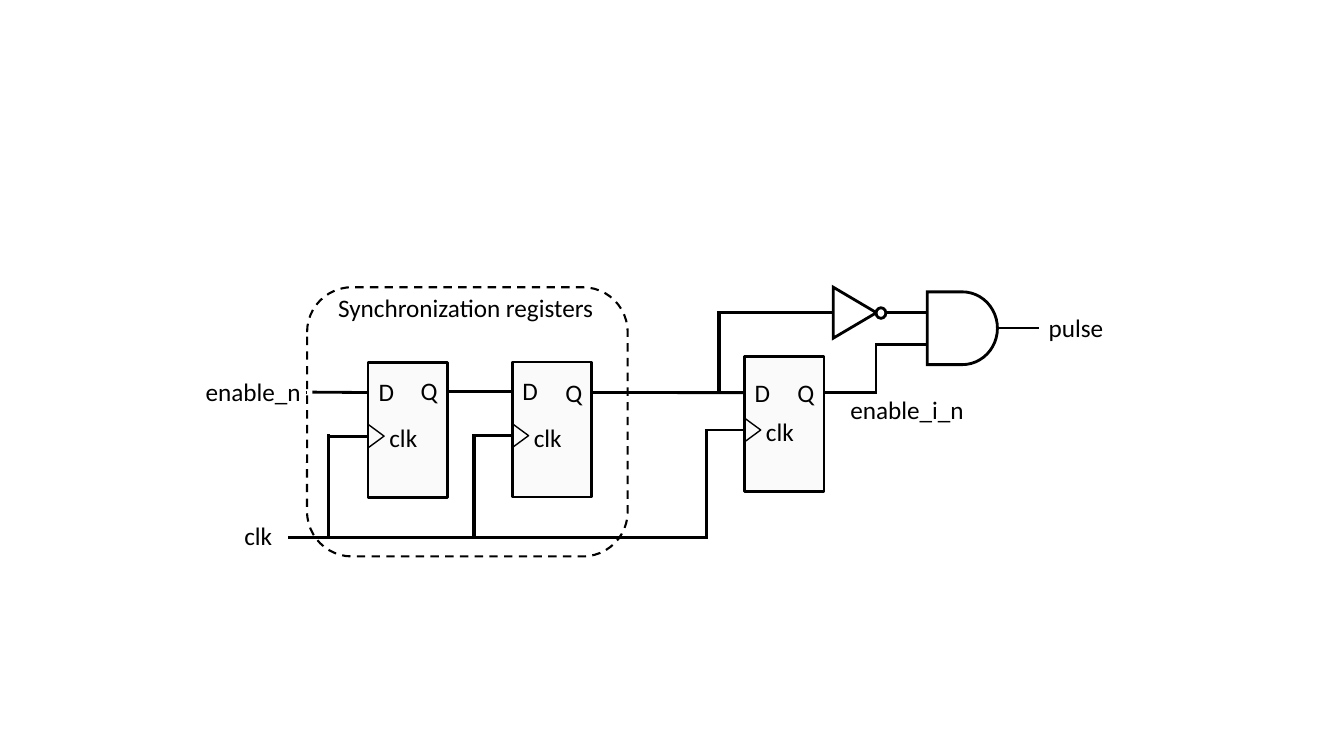
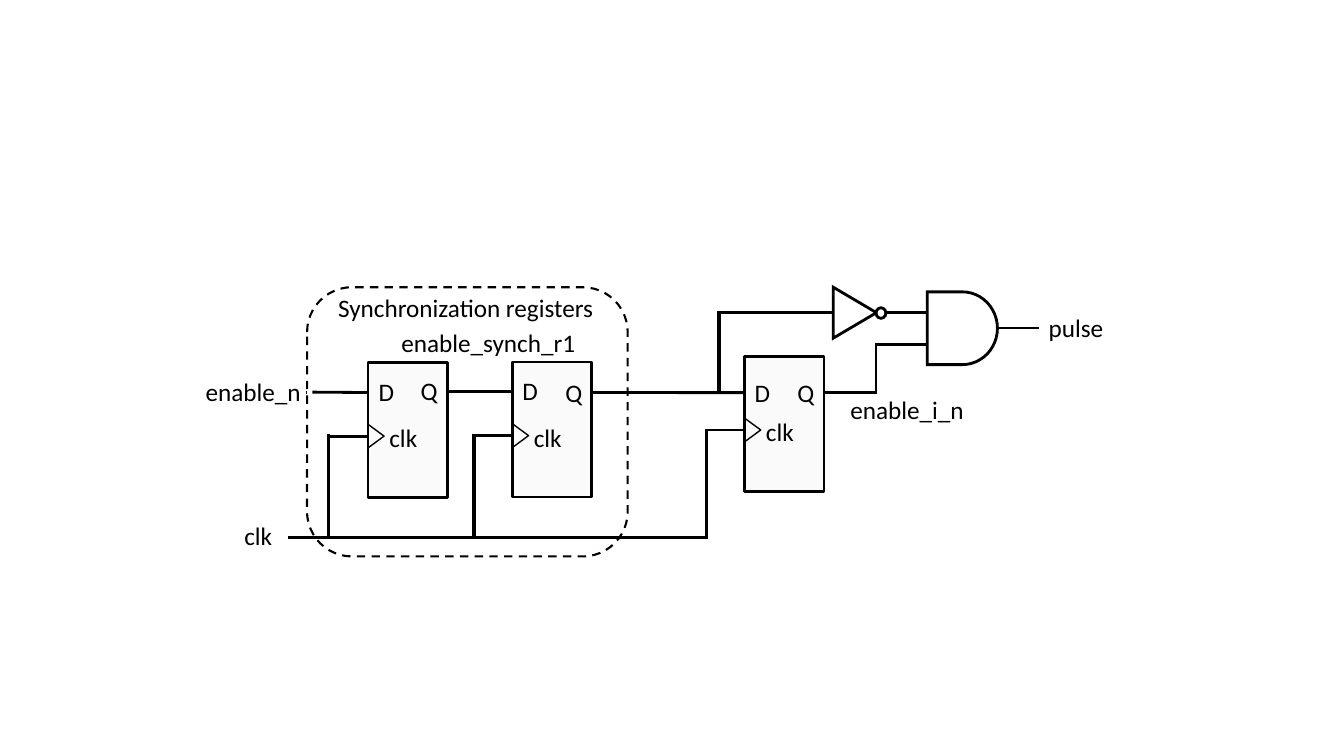
Before and after one commit to fys4220/fys4220.github.io, a slide deck: slide 8 of fys4220-jbook/images/vhdl_structure.pptx. Drawn at 1344x756 pixels with LibreOffice and Linux fonts; fonts in the diff are those of the drawing. Boxes give left, top, right and bottom in pixels: in the first picture for what was removed or moved away, otherwise in the second. Text is boxed around its words. In the diff, an @@ line names an element or a change of style, - is before the commit and + after.

Commit message:
updated description of metastability, adding code and updated diagram for synchronization registers

```diff
--- a/fys4220-jbook/images/vhdl_structure.pptx
+++ b/fys4220-jbook/images/vhdl_structure.pptx
@@ text added at [401,334,575,356], 18 pt, text #000000 @@
+enable_synch_r1
```
Also in this commit, not shown: 1 slide added, 25 other files.
